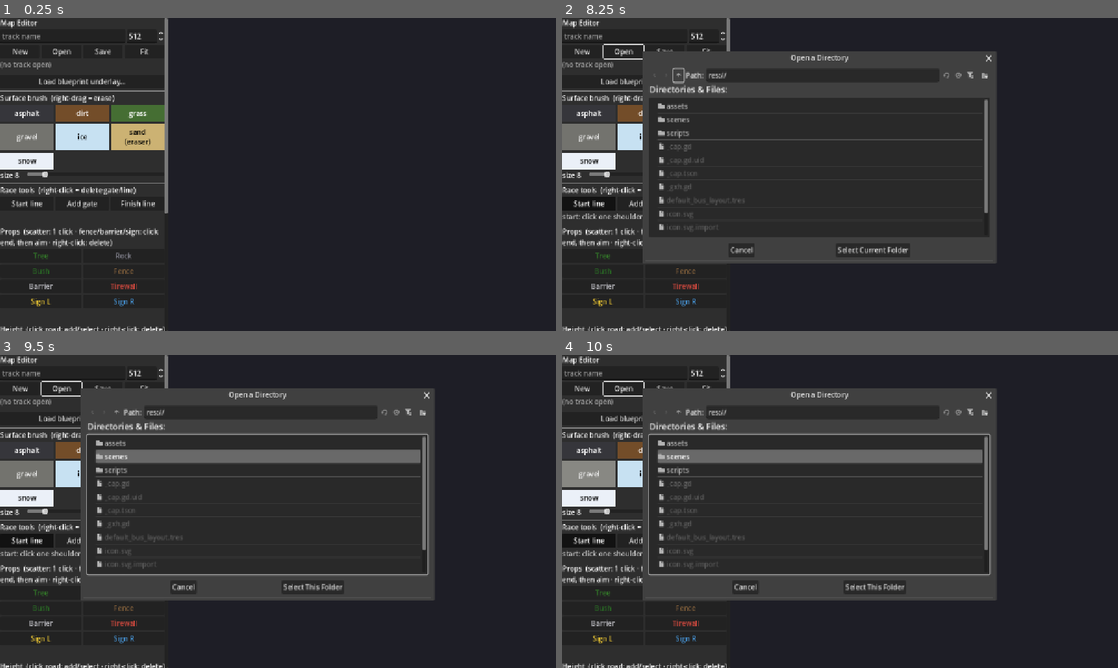
Above: before the commit, frames 1-4 (two rows, left to right).
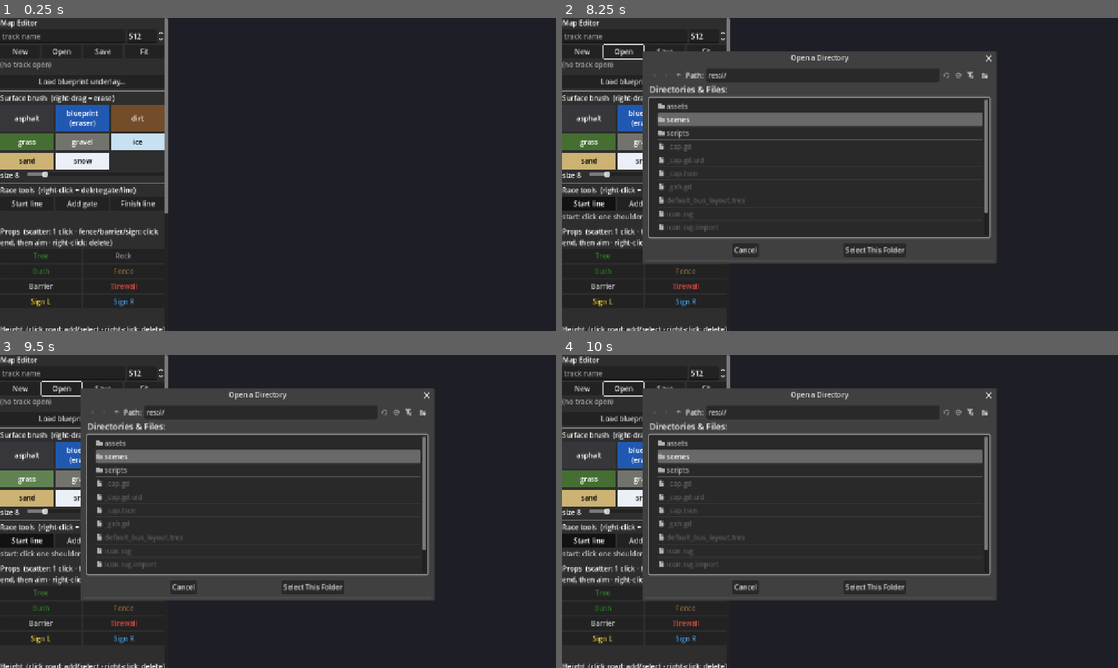
Above: after the commit, the same moments.

Repository: artemiiShabanov/RallyRivals
Game: Godot game, scene res://scenes/tools/map_editor.tscn
The game is run twice, just before and just after one commit, with the same random seed, the same clock (stepped at 60 frames per second) and the same inputs. This scene is started directly instead of the project's main scene.
Inputs (mouse positions are in pixels of both pictures, inside the frame that each line leads up to):
- Up to frame 1 (0.25 s): no input
- Up to frame 2 (8.25 s): click (589, 158) at 0.5 s, where only the run after the commit has a clickable "sand"; click "Start line" at 1.25 s; click "Start line" at 2 s; click "New" at 2.75 s; click "New" at 3.5 s; click "Open" at 4.25 s; click (678, 74) at 5 s; click (678, 74) at 5.75 s; click "Fit" at 6.5 s; click "asphalt" at 7.25 s; click "dirt" at 8 s
- Up to frame 3 (9.5 s): click "grass" at 8.75 s
- Up to frame 4 (10 s): click "gravel" at 9.5 s

The runs differ from the first frame. In frame 1, 4.7% of the frame differs, in the area x 0-30%, y 27-49%; in frame 2, 5.9%, in the area x 0-77%, y 15-76%; in frame 3, 2.3%; in frame 4, 2.3%.

Commit message:
Surfaces: blueprint-blue default off-road (high-contrast authoring surface)
Since regions reskin the off-road at runtime, the baked off-road is only an
authoring placeholder — so make it an obvious high-contrast blueprint blue
instead of deceptive sand. It's also a SAFER classifier anchor: blue is far
from every road colour (sand sat near dirt/gravel), so off-road pixels can't
misclassify. Sand stays a real surface (Dunes region uses it).

New assets/surfaces/blueprint.tres (grip 5.0). Swapped the DEFAULT off-road
everywhere it was sand: bake CLI, map-editor eraser + blank fill, both image
generators, and the bake-config scene. Regenerated + rebaked test + demo (their
surface.png now paints blueprint off-road; markers.png untouched — props live in
props.json). The boss track (track 1, authored with sand) is left as-is: its
sand anchor still reskins correctly; re-author to blueprint if wanted.

Probed: off-road classifies blueprint, region reskin still holds (island ->
grass, grip 5.8 via the blueprint anchor); boots clean.

Co-Authored-By: Claude Opus 4.8 <noreply@anthropic.com>

Diff:
--- /dev/null
+++ b/rallyrivals/assets/surfaces/blueprint.tres
@@ -0,0 +1,23 @@
+[gd_resource type="Resource" script_class="SurfaceType" load_steps=2 format=3]
+
+[ext_resource type="Script" path="res://scripts/surfaces/surface_type.gd" id="1_st"]
+
+[resource]
+script = ExtResource("1_st")
+id = "blueprint"
+grip = 5.0
+color = Color(0.13, 0.35, 0.7, 1)
+tint_variation = 0.05
+roughness = 1.0
+chunkiness = 0.08
+mark_color = Color(0.08, 0.2, 0.45, 0.4)
+mark_baseline = 0.14
+dust_amount = 160
+dust_color = Color(0.16, 0.34, 0.6, 0.7)
+dust_size = 0.03
+dust_growth = 1.0
+dust_baseline = 0.16
+dust_rise = 2.0
+dust_gravity = -2.6
+dust_spread = 70.0
+dust_lifetime = 0.26
--- a/rallyrivals/scenes/tools/track_bake.tscn
+++ b/rallyrivals/scenes/tools/track_bake.tscn
@@ -7,7 +7,7 @@
 [ext_resource type="Resource" path="res://assets/surfaces/gravel.tres" id="5_rpvrh"]
 [ext_resource type="Resource" path="res://assets/surfaces/snow.tres" id="6_yqo45"]
 [ext_resource type="Resource" path="res://assets/surfaces/ice.tres" id="7_8htel"]
-[ext_resource type="Resource" path="res://assets/surfaces/sand.tres" id="8_eidga"]
+[ext_resource type="Resource" path="res://assets/surfaces/blueprint.tres" id="8_eidga"]
 
 [node name="TrackBake" type="Node"]
 script = ExtResource("1_bondn")
--- a/rallyrivals/scripts/tools/map_editor/map_editor.gd
+++ b/rallyrivals/scripts/tools/map_editor/map_editor.gd
@@ -26,7 +26,7 @@
 var _bp_dialog: FileDialog
 
 var _surfaces: Array[SurfaceType] = []
-var _off_road: SurfaceType          # the "eraser" surface (sand): right-drag paints this
+var _off_road: SurfaceType          # the "eraser" surface (blueprint — high-contrast authoring default): right-drag paints this
 var _brush_surface: SurfaceType     # null = no paint tool active
 var _brush_group := ButtonGroup.new()   # shared by swatches AND race tools — one active tool total
 var _brush_slider: HSlider
@@ -314,7 +314,7 @@
 			var s := load(SURFACES_DIR.path_join(f)) as SurfaceType
 			if s != null:
 				_surfaces.append(s)
-				if s.id == "sand":
+				if s.id == "blueprint":
 					_off_road = s
 	if _off_road == null and not _surfaces.is_empty():
 		_off_road = _surfaces[0]
--- a/rallyrivals/scripts/tools/map_editor/track_document.gd
+++ b/rallyrivals/scripts/tools/map_editor/track_document.gd
@@ -24,7 +24,7 @@
 var layer_opacity := {"blueprint": 0.5, "terrain": 0.7, "surface": 1.0, "markers": 1.0, "race": 1.0}
 
 static func _off_road_color() -> Color:
-	return (load("res://assets/surfaces/sand.tres") as SurfaceType).color
+	return (load("res://assets/surfaces/blueprint.tres") as SurfaceType).color
 
 ## Fresh blank document (surface = all off-road, markers/race = empty).
 static func create(p_dir: String, p_size: int) -> TrackDocument:
--- a/rallyrivals/scripts/track/bake_track_cli.gd
+++ b/rallyrivals/scripts/track/bake_track_cli.gd
@@ -18,7 +18,7 @@
 		load("res://assets/surfaces/snow.tres"),
 		load("res://assets/surfaces/ice.tres"),
 	]
-	baker.off_road_surface = load("res://assets/surfaces/sand.tres")
+	baker.off_road_surface = load("res://assets/surfaces/blueprint.tres")   # editor/authoring default; regions reskin it at runtime
 	var err := baker.bake()
 	if err != OK:
 		push_error("bake failed: %d" % err)
--- a/rallyrivals/scripts/track/gen_demo_images.gd
+++ b/rallyrivals/scripts/track/gen_demo_images.gd
@@ -35,7 +35,7 @@
 	_asphalt = (load("res://assets/surfaces/asphalt.tres") as SurfaceType).color
 	_dirt = (load("res://assets/surfaces/dirt.tres") as SurfaceType).color
 	_ice = (load("res://assets/surfaces/ice.tres") as SurfaceType).color
-	_offroad = (load("res://assets/surfaces/sand.tres") as SurfaceType).color
+	_offroad = (load("res://assets/surfaces/blueprint.tres") as SurfaceType).color
 
 	var hm := Image.create(SIZE, SIZE, false, Image.FORMAT_RF)   # 32-bit float height
 	var sf := Image.create(SIZE, SIZE, false, Image.FORMAT_RGB8)
--- a/rallyrivals/scripts/track/gen_test_track_images.gd
+++ b/rallyrivals/scripts/track/gen_test_track_images.gd
@@ -86,7 +86,7 @@
 	_asphalt = (load("res://assets/surfaces/asphalt.tres") as SurfaceType).color
 	_dirt = (load("res://assets/surfaces/dirt.tres") as SurfaceType).color
 	_ice = (load("res://assets/surfaces/ice.tres") as SurfaceType).color
-	_offroad = (load("res://assets/surfaces/sand.tres") as SurfaceType).color
+	_offroad = (load("res://assets/surfaces/blueprint.tres") as SurfaceType).color
 	_sample_centreline()
 
 	var hm := Image.create(SIZE, SIZE, false, Image.FORMAT_RF)
Binary file changed: rallyrivals/assets/tracks/demo/surface.png
Binary file changed: rallyrivals/assets/tracks/test/surface.png
